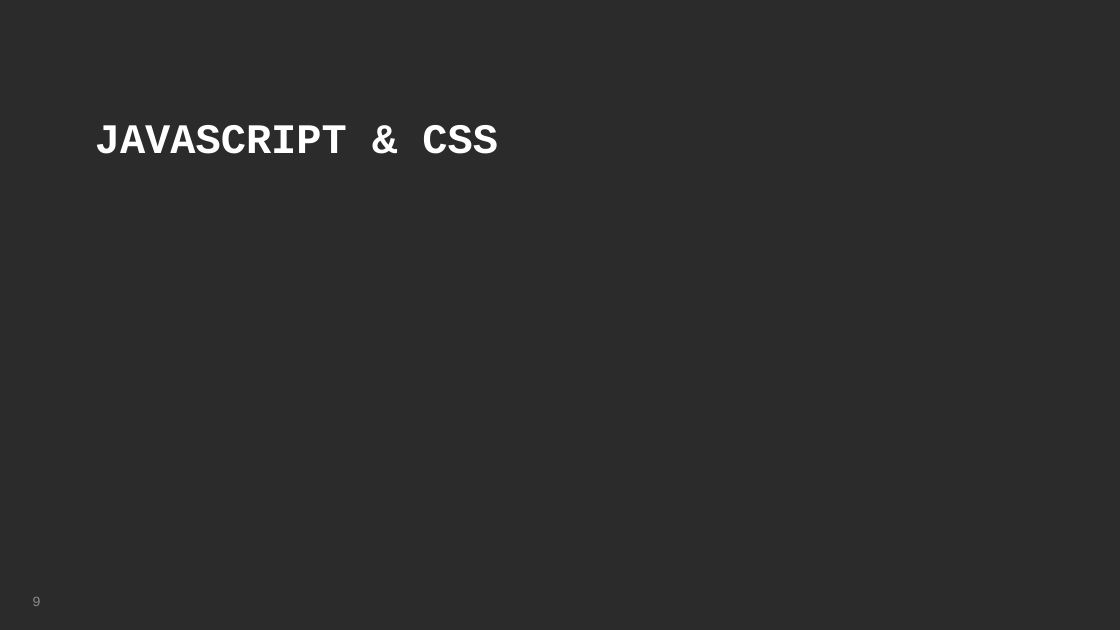
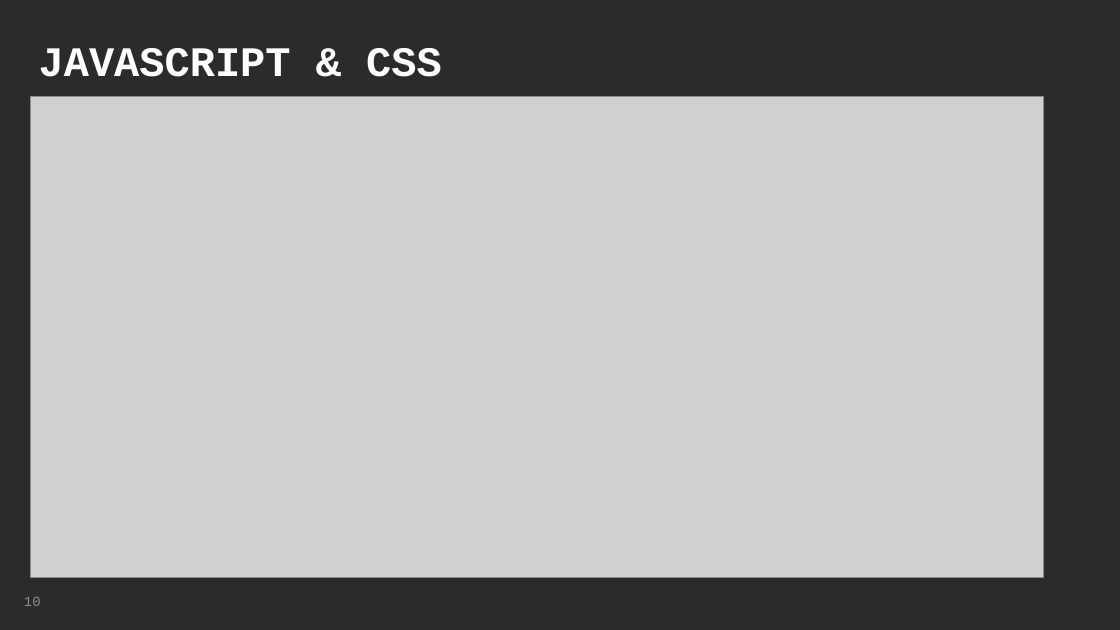
Before and after one commit to CarlaSauvant/ShareAmberg_CriticalModelling, a slide deck: slide 10 of Presentation_230124/Presentation_230124.pptx (slide 9 before the commit). Drawn at 1120x630 pixels with LibreOffice and Linux fonts; fonts in the diff are those of the drawing; grey boxes stand for pictures; background and template pictures are left out; a plain dark background stands for a picture behind light text. Boxes give left, top, right and bottom in pixels: in the first picture for what was removed or moved away, otherwise in the second. Text is boxed around its words. In the diff, an @@ line names an element or a change of style, - is before the commit and + after.

```diff
--- a/Presentation_230124/Presentation_230124.pptx
+++ b/Presentation_230124/Presentation_230124.pptx
@@ text "JAVASCRIPT & CSS": place and size @@
-text "JAVASCRIPT & CSS" at [95, 125, 498, 154]
+text "JAVASCRIPT & CSS" at [39, 48, 442, 77]
@@ picture added at [30, 97, 1044, 577] @@
@@ page number at [24, 597, 41, 606]: text changed @@
-9
+10
```
Also in this commit, not shown: 5 other slides changed.
